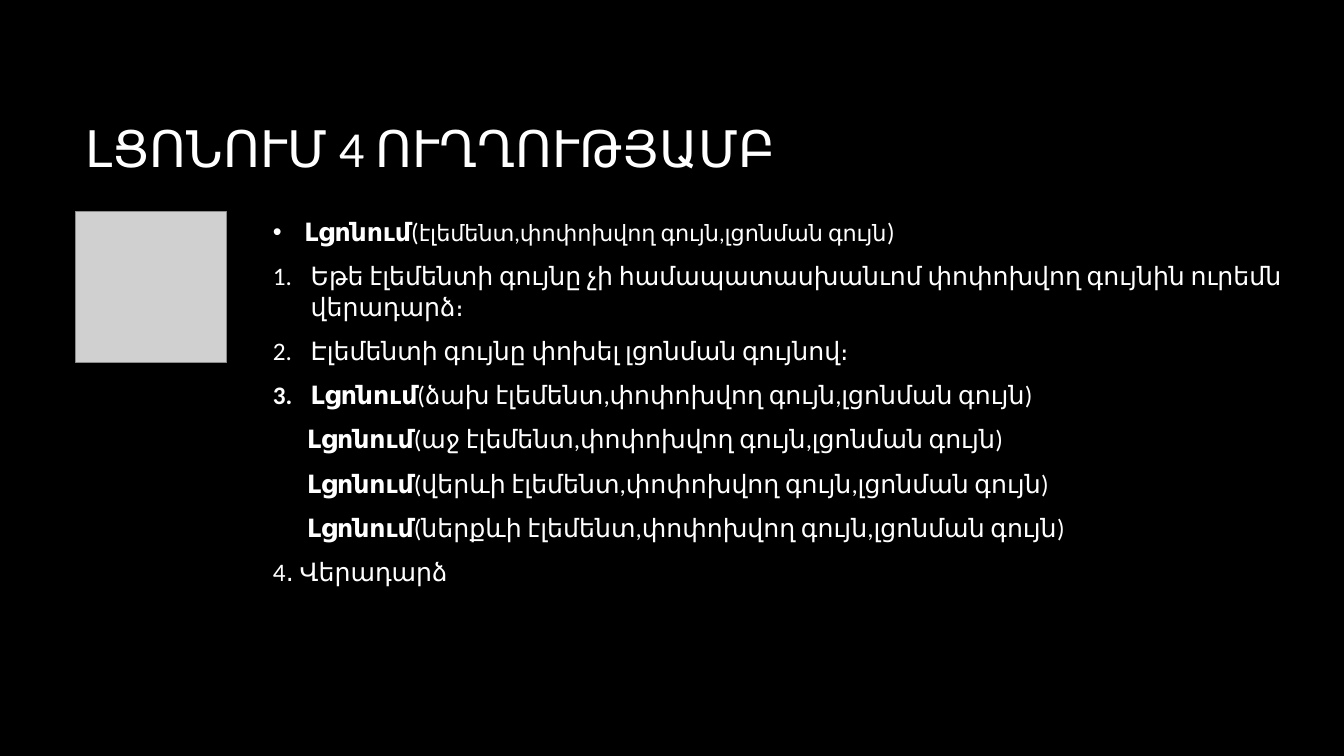
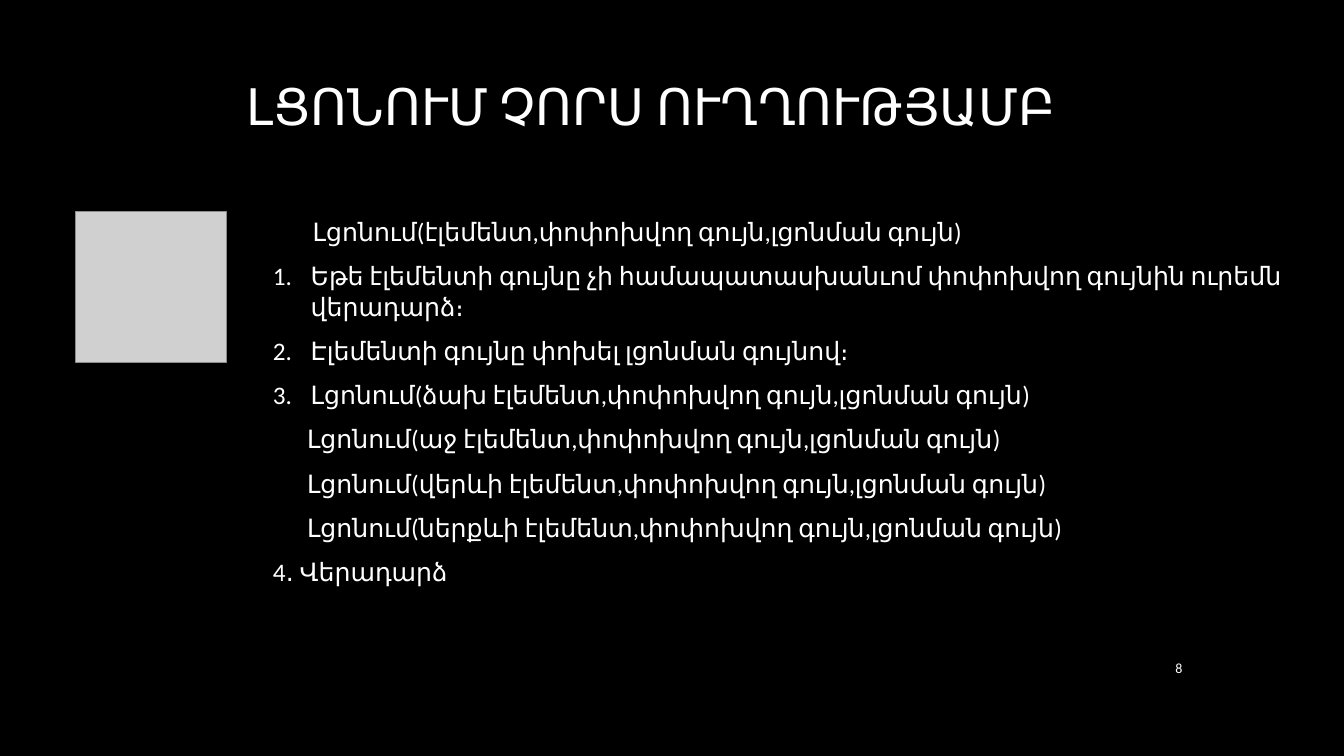
Before and after one commit to CGevorg/OpenKrypton, a slide deck: slide 8 of presentation/Presentation.pptx. Drawn at 1344x756 pixels with LibreOffice and Linux fonts; fonts in the diff are those of the drawing; grey boxes stand for pictures; background and template pictures are left out. Boxes give left, top, right and bottom in pixels: in the first picture for what was removed or moved away, otherwise in the second. Text is boxed around its words. In the diff, an @@ line names an element or a change of style, - is before the commit and + after.

```diff
--- a/presentation/Presentation.pptx
+++ b/presentation/Presentation.pptx
@@ title at (247, 87, 1055, 127): text changed @@
-ԼՑՈՆՈՒՄ 4 ՈՒՂՂՈՒԹՅԱՄԲ
+ԼՑՈՆՈՒՄ ՉՈՐՍ ՈՒՂՂՈՒԹՅԱՄԲ
@@ text at (307, 222, 1062, 543): size 16 to 18 pt in "Լցոնում(էլեմենտ,փոփոխվող գույն,լցոնման գույն)"; bold off in "Լցոնում(էլեմենտ,փոփոխվող", "Լցոնում(ձախ", "Լցոնում(աջ", "Լցոնում(վերևի" and 1 more places; bullet • to none @@
@@ page number added at (1175, 663, 1182, 673), 10 pt, text #FFFFFF @@
+8
```
Also in this commit, not shown: 15 other slides changed, 2 slides added, 1 slide removed.
